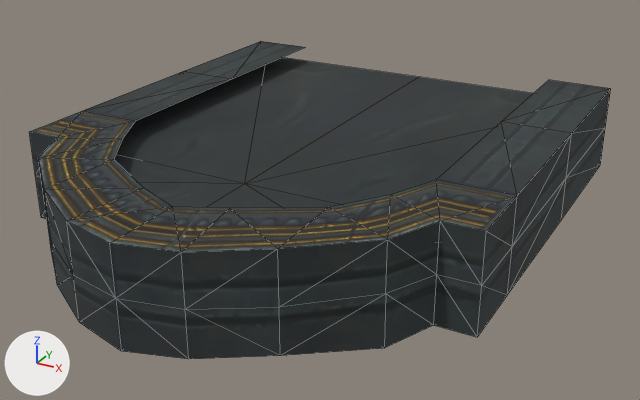
A saved change to the OBJ model sceneobjs/tanxian_fuben_257/tanxian_fuben_257_chengbao_men02_2ab.obj.
Rendered twice from a 50 mm camera at (283.0, -693.0, 253.0) aimed at (9.0, -194.0, 4.0). Every picture has the same lights, and +X, +Y and +Z are marked at lower left. Mesh edges are drawn as thin lines. Where no turn or scale is listed for an object, it has been applied to the vertices. Vertices at the same position are counted once.

The older version as bpy lines, for what is in view:
```python
me_tanxian_fuben_257_chengbao_men02_2ab = bpy.data.meshes.new('tanxian_fuben_257_chengbao_men02_2ab')
me_tanxian_fuben_257_chengbao_men02_2ab.from_pydata(...)  # 367 vertices, 556 faces; spans x -161.0..160.0, y -395.0..0.0, z -39.0..56.0
# faces by material slot: [70, 278, 76, 132]
me_tanxian_fuben_257_chengbao_men02_2ab.materials.append(mat_material_2)  # picture img_tanxian_fuben_257_chengbao_a_15b_png
me_tanxian_fuben_257_chengbao_men02_2ab.materials.append(mat_material_3)  # picture img_tanxian_fuben_257_chengbao_a_16_png
me_tanxian_fuben_257_chengbao_men02_2ab.materials.append(mat_material_1)  # picture img_tanxian_fuben_257_chengbao_a_15_png
me_tanxian_fuben_257_chengbao_men02_2ab.materials.append(mat_material_4)  # picture img_tanxian_fuben_257_qiang_01_png
ob_tanxian_fuben_257_chengbao_men02_2ab = bpy.data.objects.new('tanxian_fuben_257_chengbao_men02_2ab', me_tanxian_fuben_257_chengbao_men02_2ab)
ob_tanxian_fuben_257_chengbao_men02_2ab.location = (0.0, 0.0, 0.0)
```
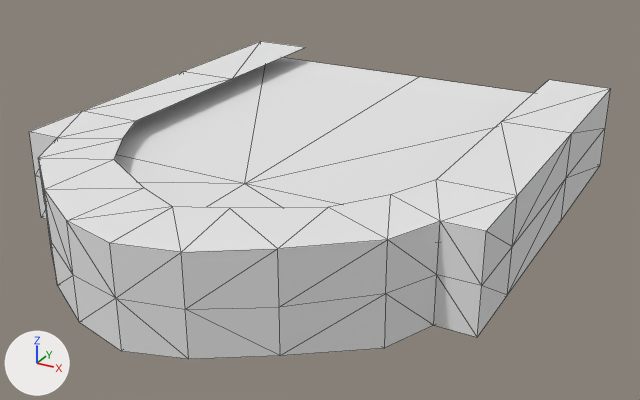
Patch to the scene script:
```diff
--- a/sceneobjs/tanxian_fuben_257/tanxian_fuben_257_chengbao_men02_2ab.obj.py
+++ b/sceneobjs/tanxian_fuben_257/tanxian_fuben_257_chengbao_men02_2ab.obj.py
@@ mat_material_1_1 @@
+mat_material_1_1 = principled_material('material_1')
+mat_material_1_1.base_color = (0.8, 0.8, 0.8)  # white #e7e7e7
+mat_material_1_1.roughness = 1.0
@@ mat_material_4_1 @@
+mat_material_4_1 = principled_material('material_4')
+mat_material_4_1.base_color = (0.8, 0.8, 0.8)  # white #e7e7e7
+mat_material_4_1.roughness = 1.0
@@ mat_material_3_1 @@
+mat_material_3_1 = principled_material('material_3')
+mat_material_3_1.base_color = (0.8, 0.8, 0.8)  # white #e7e7e7
+mat_material_3_1.roughness = 1.0
@@ mat_material_2_1 @@
+mat_material_2_1 = principled_material('material_2')
+mat_material_2_1.base_color = (0.8, 0.8, 0.8)  # white #e7e7e7
+mat_material_2_1.roughness = 1.0
@@ me_tanxian_fuben_257_chengbao_men02_2ab @@
 me_tanxian_fuben_257_chengbao_men02_2ab.from_pydata(...)  # 367 vertices, 556 faces; spans x -161.0..160.0, y -395.0..0.0, z -39.0..56.0
 # used by ob_tanxian_fuben_257_chengbao_men02_2ab; location = (0.0, 0.0, 0.0)
-me_tanxian_fuben_257_chengbao_men02_2ab.materials.append(mat_material_2)  # picture img_tanxian_fuben_257_chengbao_a_15b_png
-me_tanxian_fuben_257_chengbao_men02_2ab.materials.append(mat_material_3)  # picture img_tanxian_fuben_257_chengbao_a_16_png
-me_tanxian_fuben_257_chengbao_men02_2ab.materials.append(mat_material_1)  # picture img_tanxian_fuben_257_chengbao_a_15_png
+# me_tanxian_fuben_257_chengbao_men02_2ab part 1: all 132 faces that had it switch from mat_material_4 (picture img_tanxian_fuben_257_qiang_01_png) to mat_material_4_1 (white #e7e7e7)
+me_tanxian_fuben_257_chengbao_men02_2ab.materials.append(mat_material_2_1)  # white #e7e7e7
+me_tanxian_fuben_257_chengbao_men02_2ab.materials.append(mat_material_3_1)  # white #e7e7e7
+me_tanxian_fuben_257_chengbao_men02_2ab.materials.append(mat_material_1_1)  # white #e7e7e7
```

Changed parts and their boxes (x1, y1, x2, y2) in the pictures (640 x 400 px):
part 1 of me_tanxian_fuben_257_chengbao_men02_2ab, recoloured (black to white)
    both: (29, 41, 611, 359)
